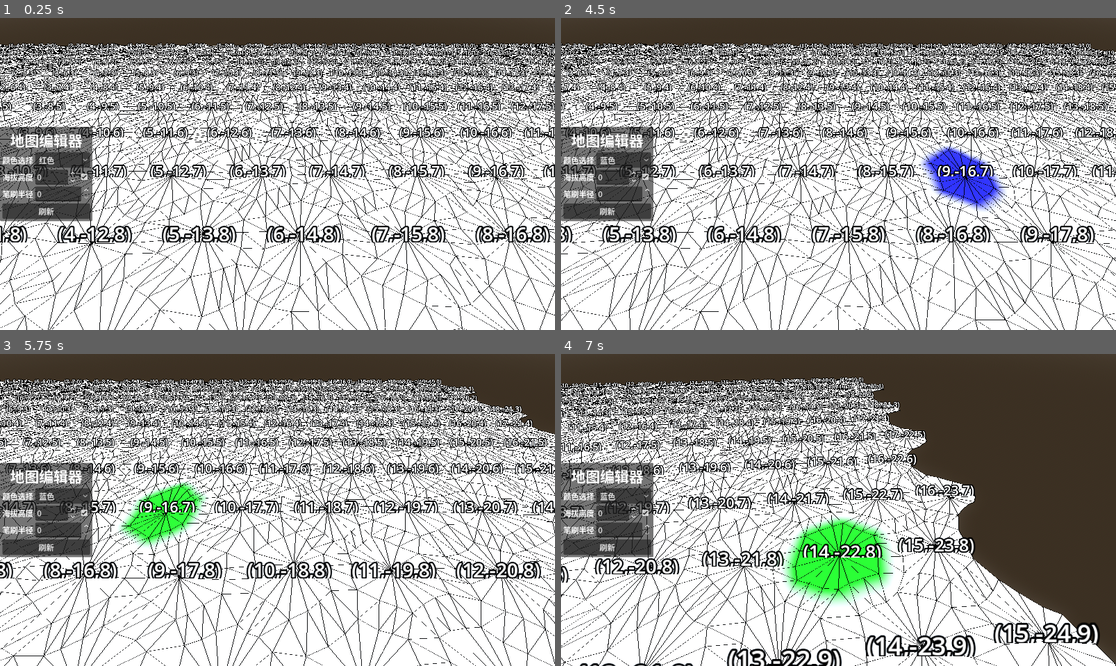
Above: before the commit, frames 1-4 (two rows, left to right).
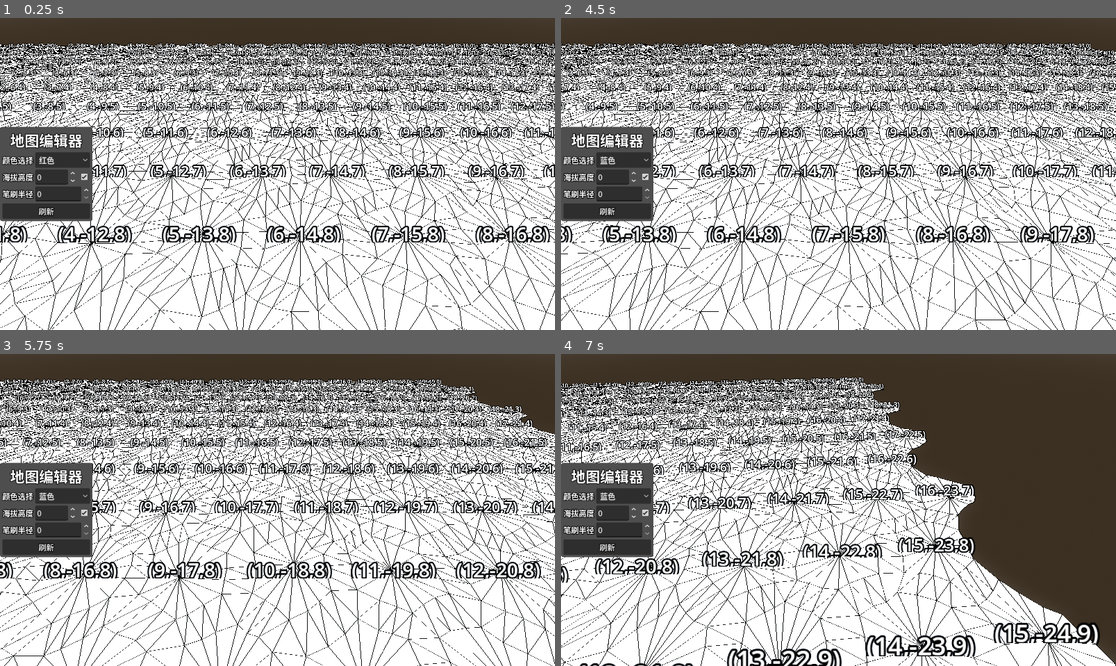
Above: after the commit, the same moments.

Repository: LiGameAcademy/godot_hex_map
Game: Godot game, scene res://scenes/main.tscn
The game is run twice, just before and just after one commit, with the same random seed, the same clock (stepped at 60 frames per second) and the same inputs.
Inputs (mouse positions are in pixels of both pictures, inside the frame that each line leads up to):
- Up to frame 1 (0.25 s): no input
- Up to frame 2 (4.5 s): click "红色" at 0.5 s; click (644, 177) at 1.25 s; click "忽略" at 2 s; click "刷新" at 2.75 s; click "蓝色" at 3.5 s; tap Enter at 4.25 s; move the mouse to (960, 158) at 4.27 s; hold Right (ui_right) from 4.28 s (still down); tap 1 at 4.35 s; click (960, 158) at 4.42 s
- Up to frame 3 (5.75 s): tap 2 at 4.55 s; release Right (ui_right) at 5 s; drag from (166, 525) to (249, 572) at 5.02 s
- Up to frame 4 (7 s): tap Space at 5.75 s; move the mouse to (894, 441) at 5.77 s; hold Right (ui_right) 5.78-6.5 s; tap 3 at 5.85 s; tap Q at 6.05 s; drag from (810, 572) to (672, 463) at 6.52 s

The runs differ from the first frame. In frame 1, 2.6% of the frame differs, in the area x 0-17%, y 34-66%; in frame 2, 4.2%; in frame 3, 4.2%; in frame 4, 6.2%, in the area x 0-60%, y 34-81%.

Commit message:
17-关卡编辑器：笔刷输入与六边形半径算法

Diff:
--- a/scripts/hex_map_editor.gd
+++ b/scripts/hex_map_editor.gd
@@ -32,13 +32,13 @@
 			_handle_click(event.position)
 
 	# 按 1、2、3 切换颜色
-	elif event is InputEventKey and event.pressed:
-		match event.keycode:
-			KEY_1: active_color = 0
-			KEY_2: active_color = 1
-			KEY_3: active_color = 2
-			KEY_Q: active_elevation -= 1
-			KEY_E: active_elevation += 1
+	#elif event is InputEventKey and event.pressed:
+		#match event.keycode:
+			#KEY_1: active_color = 0
+			#KEY_2: active_color = 1
+			#KEY_3: active_color = 2
+			#KEY_Q: active_elevation -= 1
+			#KEY_E: active_elevation += 1
 
 func set_active_color(color: int) -> void:
 	if active_color == color:
@@ -71,19 +71,61 @@
 	brush_radius = radius
 	brush_radius_changed.emit(radius)
 
+func refresh() -> void:
+	hex_grid.refresh()
+
 func _handle_click(mouse_pos: Vector2) -> void:
 	var camera := get_viewport().get_camera_3d()
+	if not is_instance_valid(camera):
+		push_error("HexMapEditor: camera is null")
+		return
+
 	var ray_origin := camera.project_ray_origin(mouse_pos)
 	var ray_dir := camera.project_ray_normal(mouse_pos)
 	var plane := Plane(Vector3.UP, 0.0)
 	var hit_position = plane.intersects_ray(ray_origin, ray_dir)
-	if hit_position != null:
-		var coords := HexCoordinates.from_position(hit_position)
-		var cell : HexCell = hex_grid.get_cell(coords)
-		if is_instance_valid(cell):
-			# 染色
-			cell.color = colors.values()[active_color]
-			cell.elevation = active_elevation
-			hex_grid.refresh()
-		else:
-			push_error("HexMapEditor: cell is not valid!")
+	if hit_position == null:
+		push_error("HexMapEditor: hit_position is null")
+		return
+
+	var coords := HexCoordinates.from_position(hit_position)
+	var center_cell : HexCell = hex_grid.get_cell(coords)
+	if not is_instance_valid(center_cell):
+		push_error("HexMapEditor: cell is not valid!")
+		return
+
+	_edit_cells(center_cell)
+
+func _edit_cells(center: HexCell) -> void:
+	if not is_instance_valid(center):
+		push_error("HexMapEditor: center is null")
+		return
+
+	# 半径 0：只改中心格子
+	if brush_radius <= 0:
+		_edit_cell(center)
+		return
+
+	var center_coords := center.coordinates
+	var r: int = brush_radius
+
+	# 使用立方体坐标的“六边形半径”算法
+	for dx in range(-r, r + 1):
+		var min_dz: int = max(-r, -dx - r)
+		var max_dz: int = min(r, -dx + r)
+		for dz in range(min_dz, max_dz + 1):
+			var nx := center_coords.x + dx
+			var nz := center_coords.z + dz
+			var coords := HexCoordinates.new(nx, nz)
+			var cell := hex_grid.get_cell(coords)
+			if is_instance_valid(cell):
+				_edit_cell(cell)
+
+func _edit_cell(cell: HexCell) -> void:
+	if not is_instance_valid(cell):
+		push_error("HexMapEditor: cell is null")
+		return
+	if not disable_color:
+		cell.color = colors.values()[active_color]
+	if not disable_elevation:
+		cell.elevation = active_elevation
--- a/ui/hex_map_editor_panel.gd
+++ b/ui/hex_map_editor_panel.gd
@@ -14,6 +14,10 @@
 		return
 
 	# 1）初始化 UI 为逻辑层当前状态
+	option_button_color.clear()
+	option_button_color.add_item("忽略")
+	for color_name in editor.colors:
+		option_button_color.add_item(color_name)
 	if editor.disable_color:
 		option_button_color.selected = 0
 	else:
@@ -42,3 +46,7 @@
 		func(value: float) -> void:
 			editor.set_brush_radius(int(value))
 	)
+	refresh_button.pressed.connect(
+		func() -> void:
+			editor.refresh()
+	)
--- a/ui/hex_map_editor_panel.tscn
+++ b/ui/hex_map_editor_panel.tscn
@@ -1,6 +1,13 @@
 [gd_scene format=3 uid="uid://deiqomb6hdwx8"]
 
 [ext_resource type="Script" uid="uid://c04mts4e7ae14" path="res://ui/hex_map_editor_panel.gd" id="1_jiyck"]
+
+[sub_resource type="StyleBoxFlat" id="StyleBoxFlat_jiyck"]
+bg_color = Color(0.3044623, 0.30446222, 0.30446216, 1)
+corner_radius_top_left = 5
+corner_radius_top_right = 5
+corner_radius_bottom_right = 5
+corner_radius_bottom_left = 5
 
 [node name="HexMapEditorPanel" type="MarginContainer" unique_id=2006241389]
 anchors_preset = 8
@@ -18,6 +25,7 @@
 
 [node name="Panel" type="Panel" parent="." unique_id=1369910585]
 layout_mode = 2
+theme_override_styles/panel = SubResource("StyleBoxFlat_jiyck")
 
 [node name="MarginContainer" type="MarginContainer" parent="." unique_id=496950384]
 layout_mode = 2
@@ -31,6 +39,8 @@
 
 [node name="Label" type="Label" parent="MarginContainer/VBoxContainer" unique_id=829359286]
 layout_mode = 2
+theme_override_colors/font_outline_color = Color(0, 0, 0, 1)
+theme_override_constants/outline_size = 5
 theme_override_font_sizes/font_size = 30
 text = "地图编辑器"
 horizontal_alignment = 1
@@ -44,6 +54,8 @@
 
 [node name="Label" type="Label" parent="MarginContainer/VBoxContainer/MarginContainer/HBoxContainer" unique_id=480170802]
 layout_mode = 2
+theme_override_colors/font_outline_color = Color(0, 0, 0, 1)
+theme_override_constants/outline_size = 5
 text = "颜色选择"
 
 [node name="OptionButtonColor" type="OptionButton" parent="MarginContainer/VBoxContainer/MarginContainer/HBoxContainer" unique_id=712971756]
@@ -68,6 +80,8 @@
 
 [node name="Label" type="Label" parent="MarginContainer/VBoxContainer/MarginContainer2/HBoxContainer" unique_id=1019753613]
 layout_mode = 2
+theme_override_colors/font_outline_color = Color(0, 0, 0, 1)
+theme_override_constants/outline_size = 5
 text = "海拔高度"
 
 [node name="SpinBoxElevation" type="SpinBox" parent="MarginContainer/VBoxContainer/MarginContainer2/HBoxContainer" unique_id=1297357564]
@@ -89,6 +103,8 @@
 
 [node name="Label" type="Label" parent="MarginContainer/VBoxContainer/MarginContainer3/HBoxContainer" unique_id=800411669]
 layout_mode = 2
+theme_override_colors/font_outline_color = Color(0, 0, 0, 1)
+theme_override_constants/outline_size = 5
 text = "笔刷半径"
 
 [node name="SpinBoxBrushSize" type="SpinBox" parent="MarginContainer/VBoxContainer/MarginContainer3/HBoxContainer" unique_id=746700158]
@@ -100,4 +116,6 @@
 [node name="RefreshButton" type="Button" parent="MarginContainer/VBoxContainer" unique_id=1925217280]
 unique_name_in_owner = true
 layout_mode = 2
+theme_override_colors/font_outline_color = Color(0, 0, 0, 1)
+theme_override_constants/outline_size = 5
 text = "刷新"
